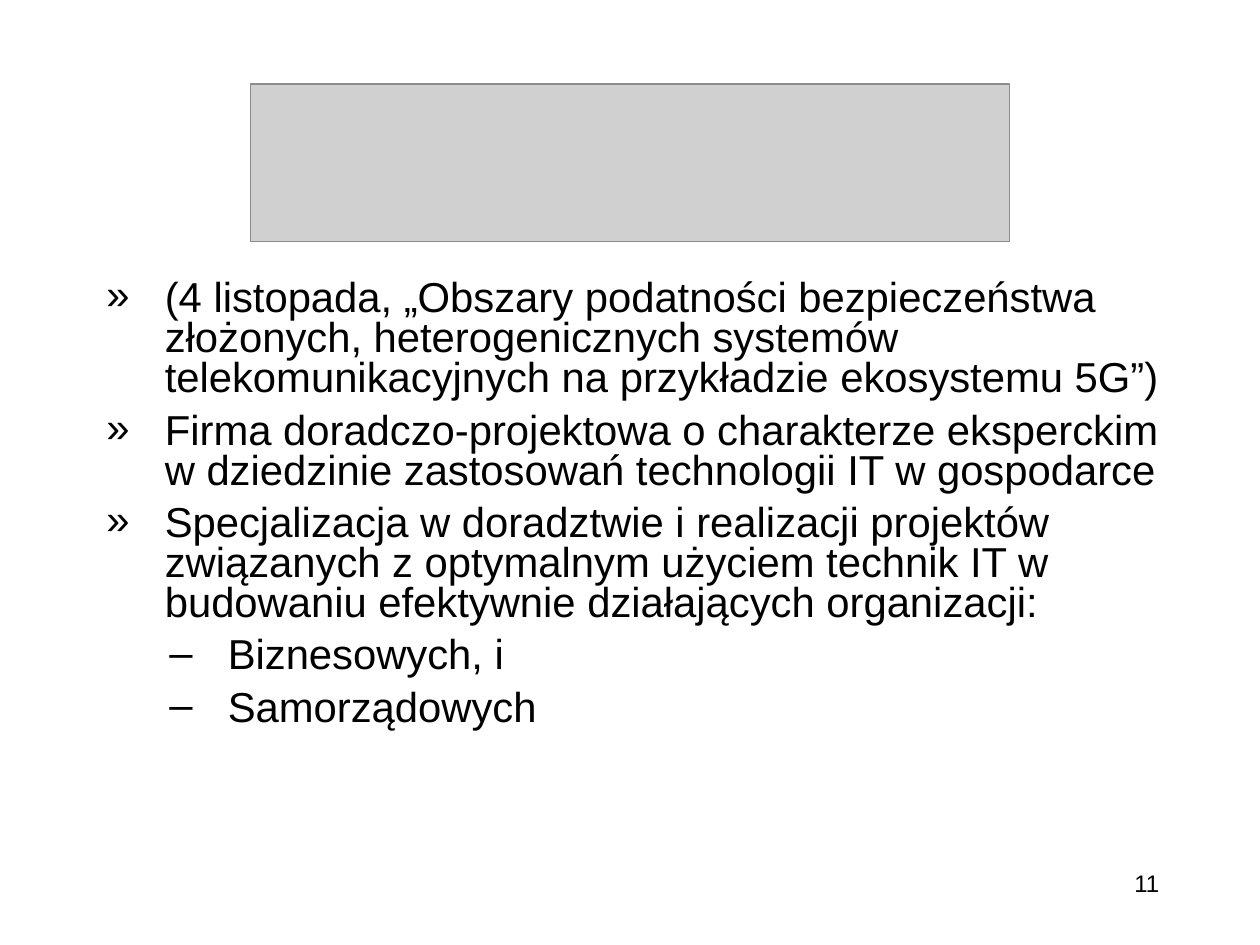
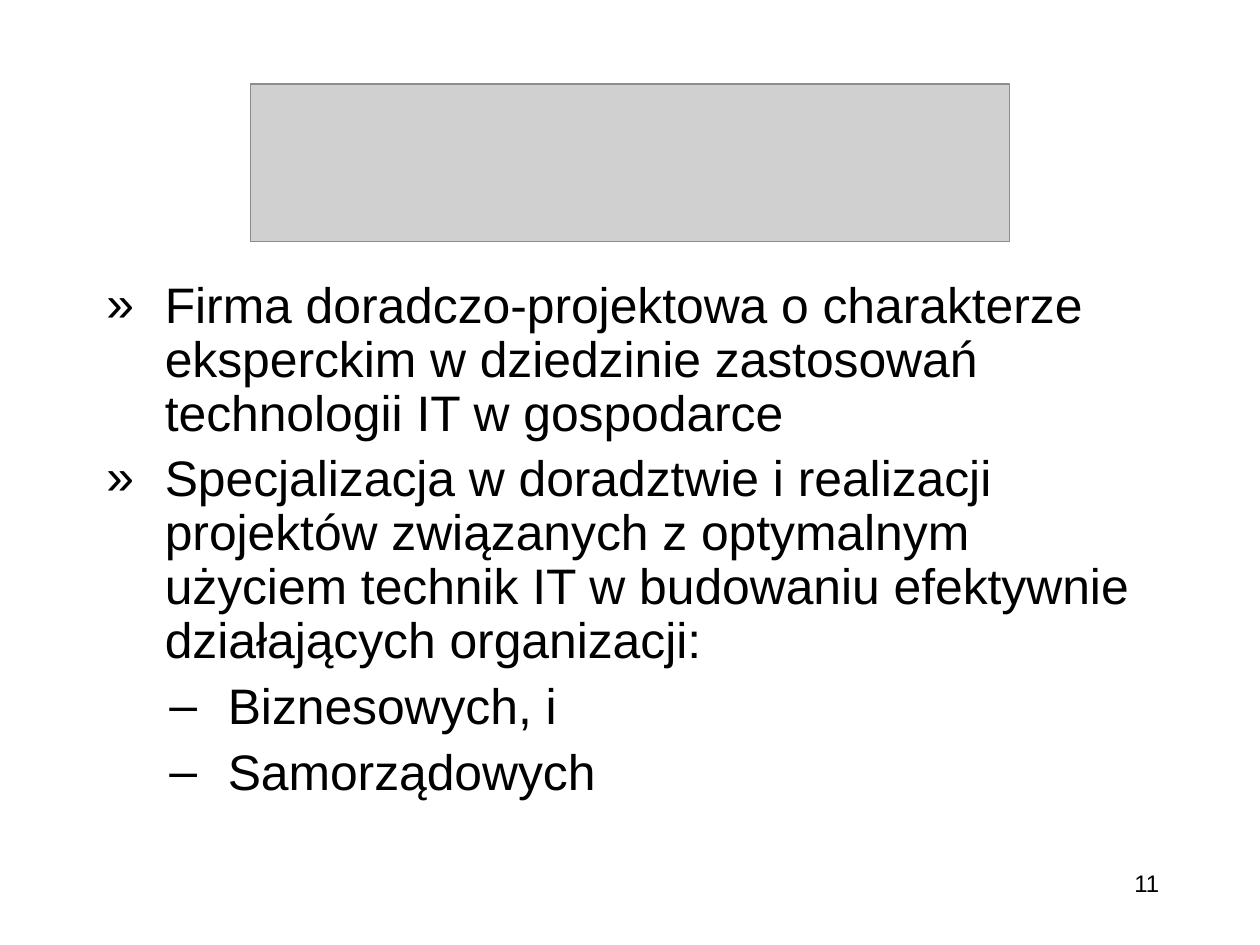
Before and after one commit to miklesz/Courses, a slide deck: slide 11 of Kierunki Rozwoju Telekomunikacji/Wprowadzenie do przedmiotu „Kierunki Rozwoju Telekomunikacji”.pptx. Drawn at 1260x945 pixels with LibreOffice and Linux fonts; fonts in the diff are those of the drawing; grey boxes stand for pictures; background and template pictures are left out. Boxes give left, top, right and bottom in pixels: in the first picture for what was removed or moved away, otherwise in the second. Text is boxed around its words. In the diff, an @@ line names an element or a change of style, - is before the commit and + after.

```diff
--- a/Kierunki Rozwoju Telekomunikacji/Wprowadzenie do przedmiotu „Kierunki Rozwoju Telekomunikacji”.pptx
+++ b/Kierunki Rozwoju Telekomunikacji/Wprowadzenie do przedmiotu „Kierunki Rozwoju Telekomunikacji”.pptx
@@ text "Firma doradczo-projektowa o charakterze eksperckim ..." at bbox=[165, 287, 1129, 800]: size 23.9 to 28.5 pt; line spacing 0.8 to 0.9 @@
@@ text at bbox=[165, 281, 1159, 401]: paragraph removed @@
-» (4 listopada, „Obszary podatności bezpieczeństwa złożonych, heterogenicznych systemów telekomunikacyjnych na przykładzie ekosystemu 5G”)
```
Also in this commit, not shown: 16 other slides changed, 1 slide added.
